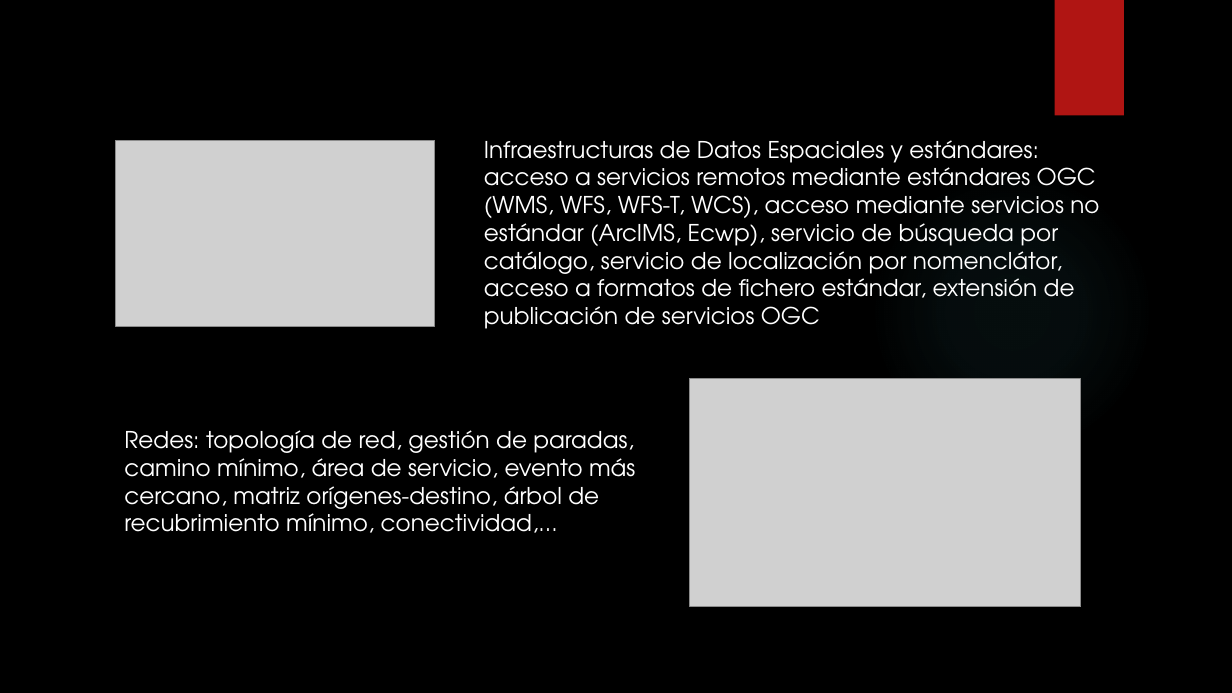
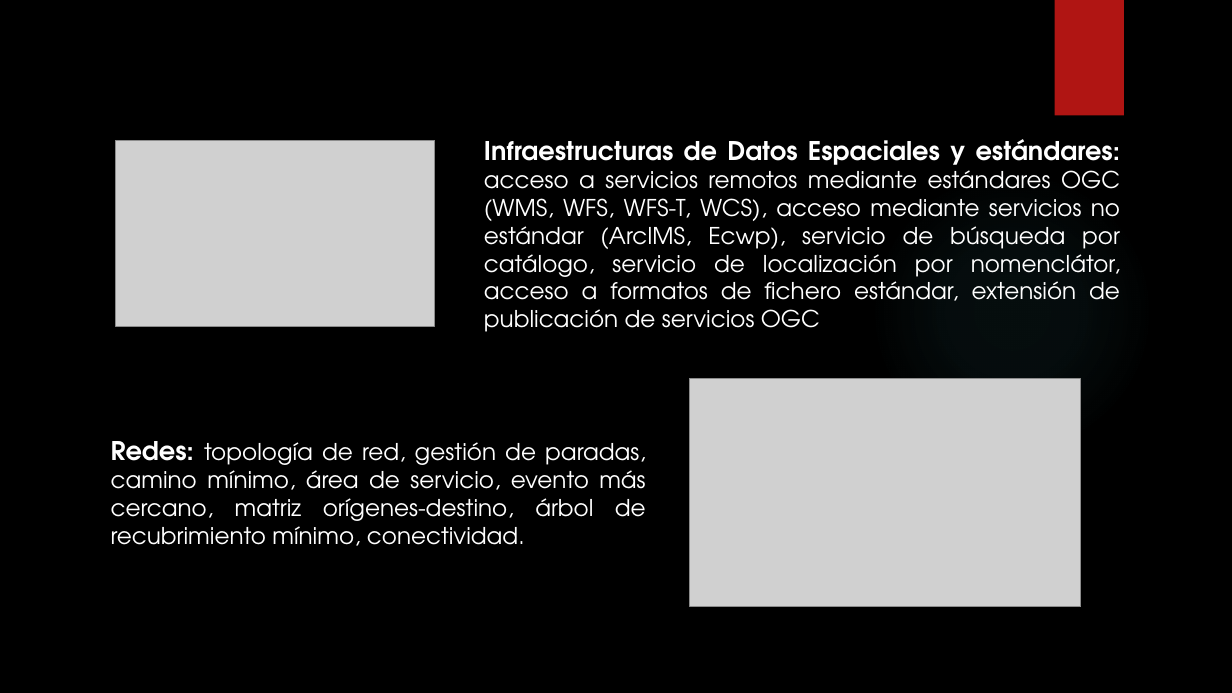
Before and after one commit to RFray/gvSIG, a slide deck: slide 7 of Expo-gvSIG.pptx (slide 6 before the commit). Drawn at 1232x693 pixels with LibreOffice and Linux fonts; fonts in the diff are those of the drawing; grey boxes stand for pictures; background and template pictures are left out. Boxes give left, top, right and bottom in pixels: in the first picture for what was removed or moved away, otherwise in the second. Text is boxed around its words. In the diff, an @@ line names an element or a change of style, - is before the commit and + after.

```diff
--- a/Expo-gvSIG.pptx
+++ b/Expo-gvSIG.pptx
@@ text "Infraestructuras de Datos Espaciales y ..." at box(484, 139, 1120, 332): size 18 to 20 pt, bold on in "Infraestructuras de Datos Espaciales y estándares:"; alignment left to justified @@
@@ text at box(111, 441, 646, 546): text changed @@
-Redes: topología de red, gestión de paradas, camino mínimo, área de servicio, evento más cercano, matriz orígenes-destino, árbol de recubrimiento mínimo, conectividad,...
+Redes: topología de red, gestión de paradas, camino mínimo, área de servicio, evento más cercano, matriz orígenes-destino, árbol de recubrimiento mínimo, conectividad.
```
Also in this commit, not shown: 6 other slides changed, 3 slides added, 1 slide removed.
